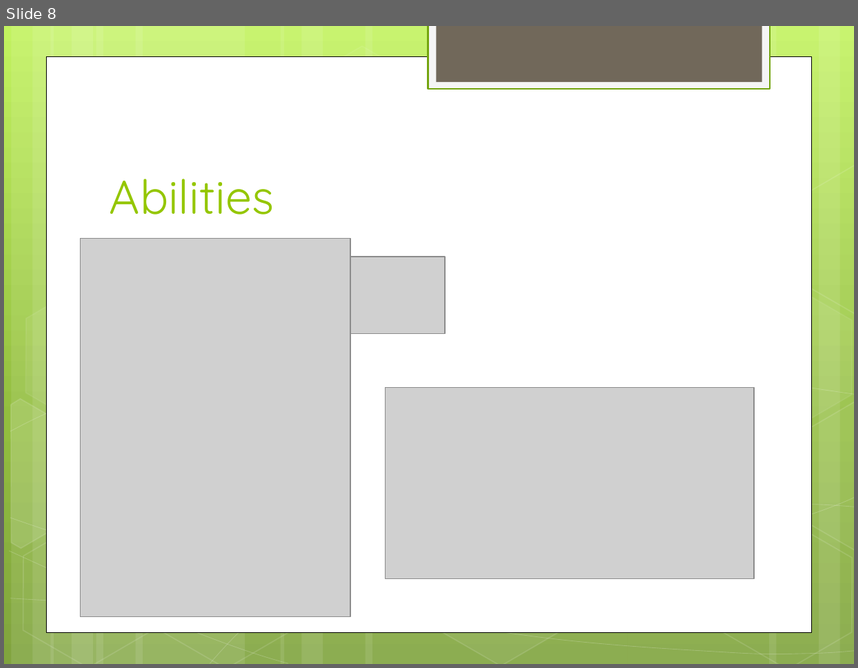
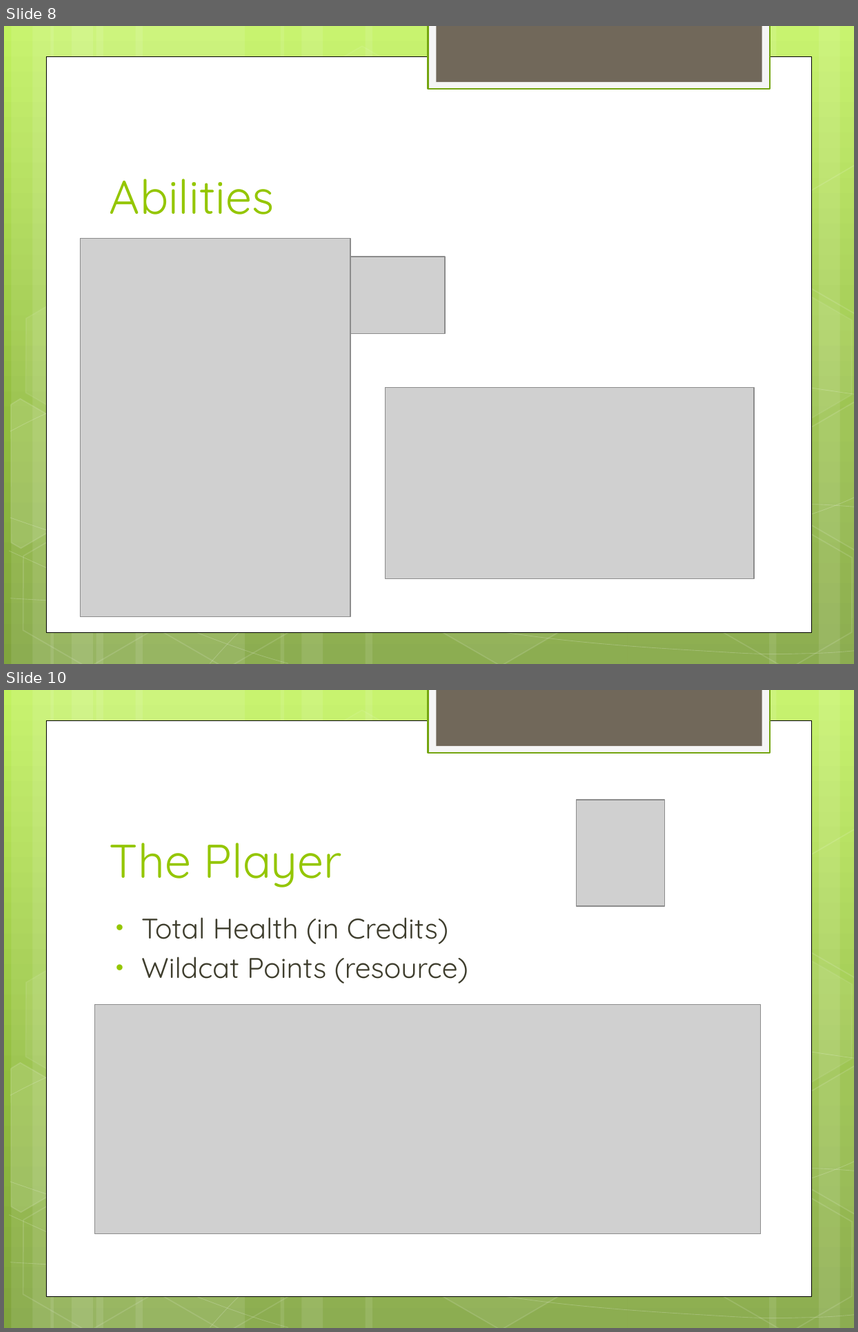
Before and after one commit to esun9064/Project-Lima, a slide deck: doc/Project Lima Presentation.pptx. Shown one above the other, each under a label of ours: slide 8 before the commit, slides 8 and 10 after it; the slides between them are not shown. The pictures are 858x668 and 858x1332 pixels, drawn with LibreOffice and Linux fonts; fonts in the diff are those of the drawing; grey boxes stand for pictures. Boxes give left, top, right and bottom in pixels: in the first picture for what was removed or moved away, otherwise in the second. Text is boxed around its words. In the diff, an @@ line names an element or a change of style, - is before the commit and + after.

```diff
--- a/doc/Project Lima Presentation.pptx
+++ b/doc/Project Lima Presentation.pptx
@@ slide 10 added at [4, 690, 854, 1328], background gradient #C3F35F to #93BF3F to #81A53E; not listed: 31 template elements that a slide beside it also shows @@
@@ picture added at [576, 800, 664, 906] @@
@@ title added at [110, 842, 342, 887], 40 pt, text #94C600 @@
+The Player
@@ text added at [141, 917, 468, 983], 24 pt, text #3E3D2D @@
+• Total Health (in Credits)
+• Wildcat Points (resource)
@@ picture added at [95, 1005, 760, 1233] @@
```
Also in this commit, not shown: 1 slide changed, 6 other slides added.
